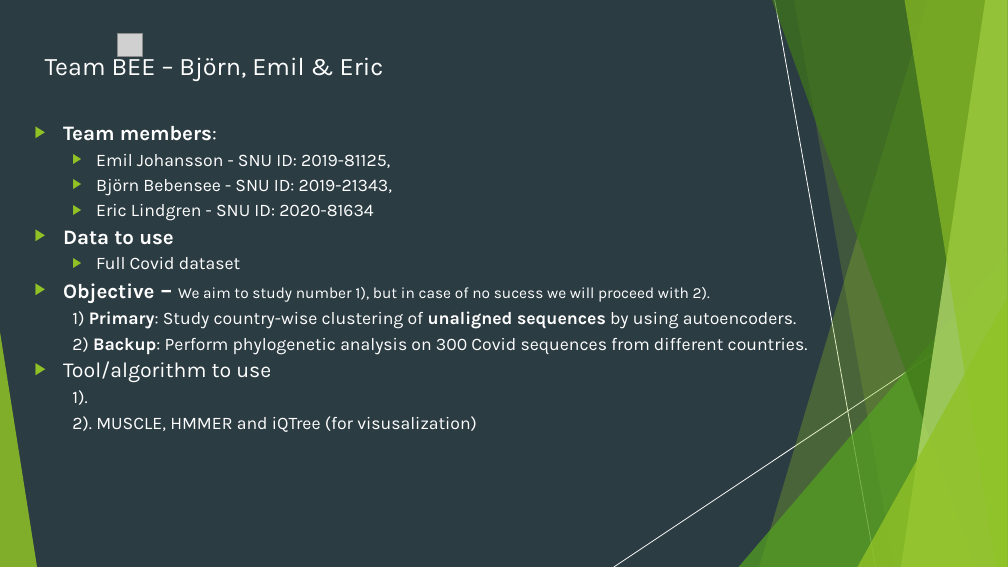
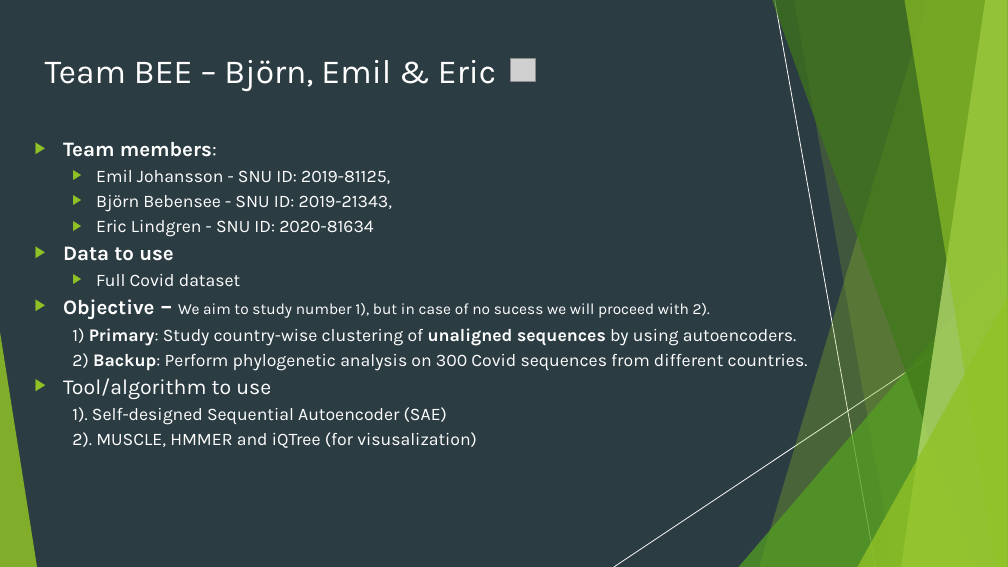
Before and after one commit to elindgren/project_mlbioinf, a slide deck: slide 2 of presentations/project_proposal.pptx. Drawn at 1008x567 pixels with LibreOffice and Linux fonts; fonts in the diff are those of the drawing; grey boxes stand for pictures. Boxes give left, top, right and bottom in pixels: in the first picture for what was removed or moved away, otherwise in the second. Text is boxed around its words. In the diff, an @@ line names an element or a change of style, - is before the commit and + after.

Commit message:
HW3

```diff
--- a/presentations/project_proposal.pptx
+++ b/presentations/project_proposal.pptx
@@ text "Team BEE – Björn, Emil ..." at <box>45,60,496,92</box>: size 24 to 32 pt @@
@@ picture: place and size @@
-picture at <box>117,33,142,56</box>
+picture at <box>510,59,535,82</box>
@@ text "Team members:": place and size @@
-text "Team members:" at <box>63,126,808,432</box>
+text "Team members:" at <box>63,142,808,448</box>
@@ text at <box>72,407,447,425</box>: text changed @@
-  1).
+  1). Self-designed Sequential Autoencoder (SAE)
```
